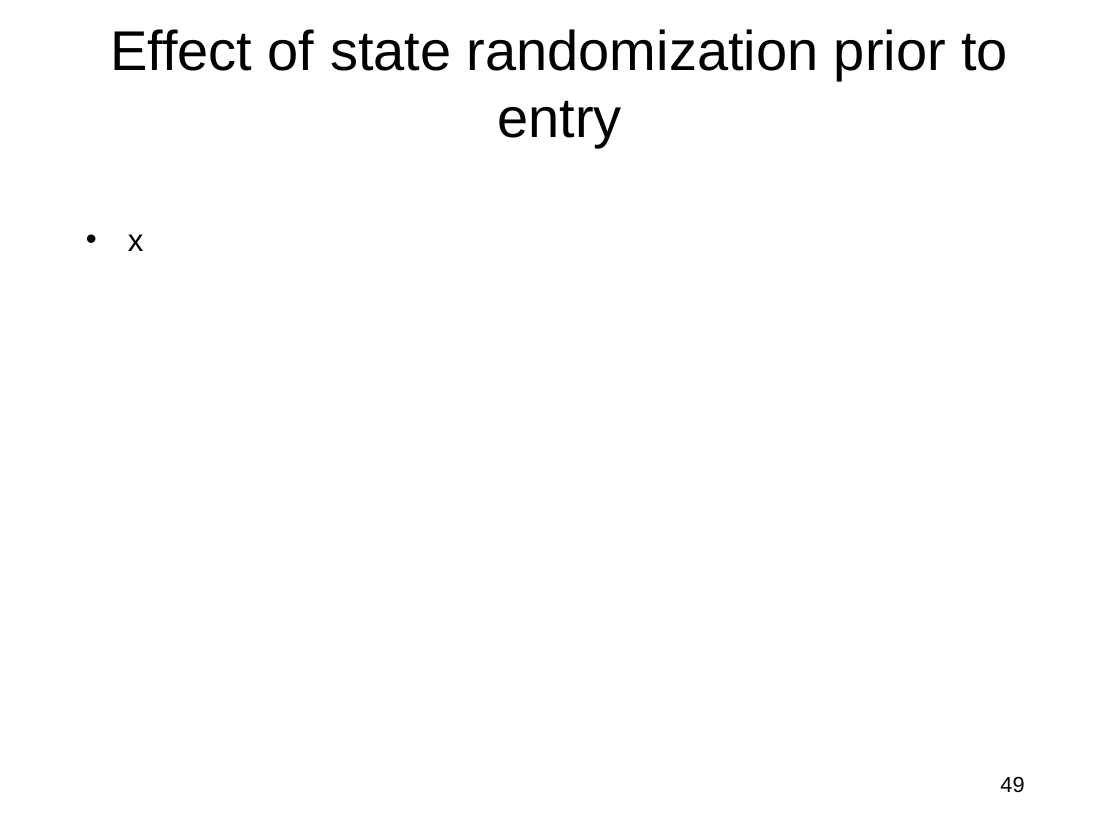
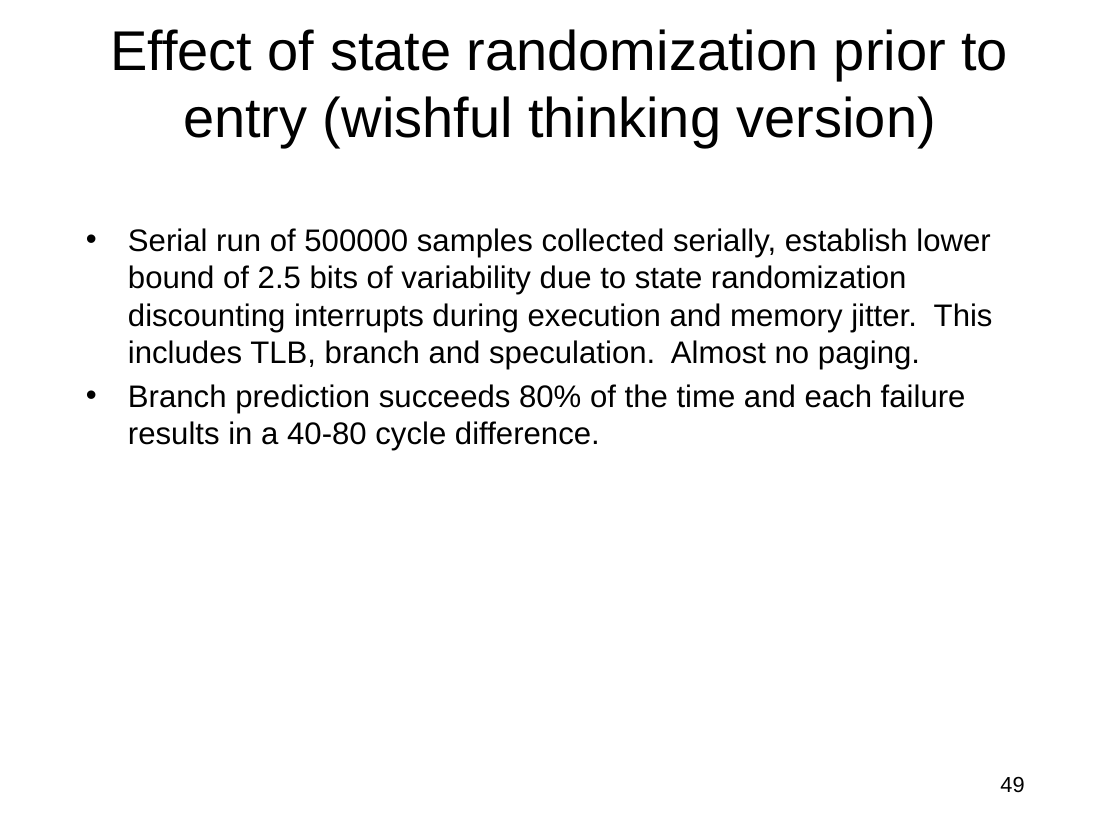
Before and after one commit to jlmucb/class_notes, a slide deck: slide 49 of BerkeleyClass/CS290Spring2013/Lectures/entropy_talk.pptx. Drawn at 1120x840 pixels with LibreOffice and Linux fonts; fonts in the diff are those of the drawing. Boxes give left, top, right and bottom in pixels: in the first picture for what was removed or moved away, otherwise in the second. Text is boxed around its words. In the diff, an @@ line names an element or a change of style, - is before the commit and + after.

```diff
--- a/BerkeleyClass/CS290Spring2013/Lectures/entropy_talk.pptx
+++ b/BerkeleyClass/CS290Spring2013/Lectures/entropy_talk.pptx
@@ title at [110, 29, 1008, 147]: text changed @@
-Effect of state randomization prior to entry
+Effect of state randomization prior to entry (wishful thinking version)
@@ text at [128, 228, 993, 450]: text changed @@
-• x
+• Serial run of 500000 samples collected serially, establish lower bound of 2.5 bits of variability due to state randomization discounting interrupts during execution and memory jitter. This includes TLB, branch and speculation. Almost no paging.
+• Branch prediction succeeds 80% of the time and each failure results in a 40-80 cycle difference.
```
Also in this commit, not shown: 3 other slides changed, 1 other file.
